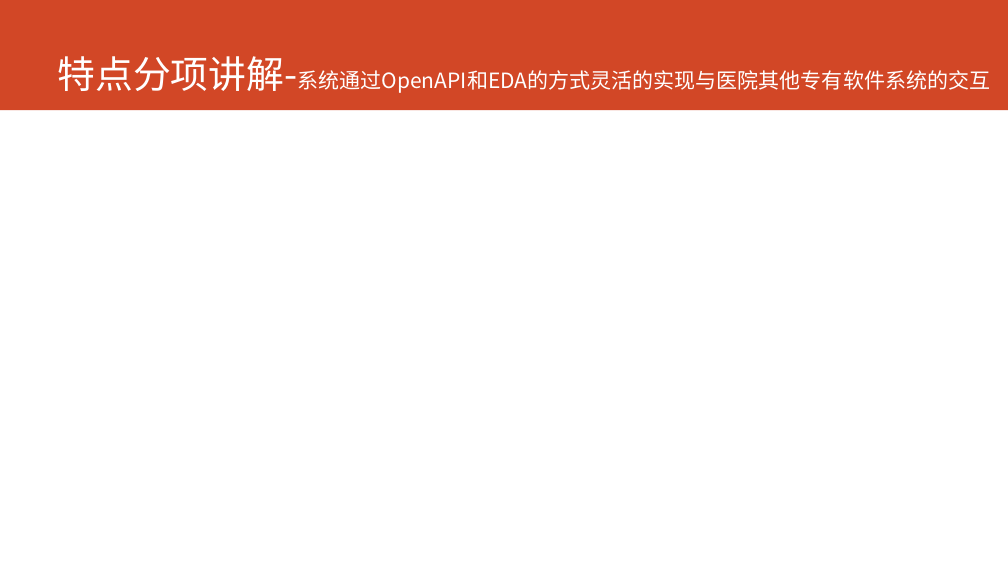
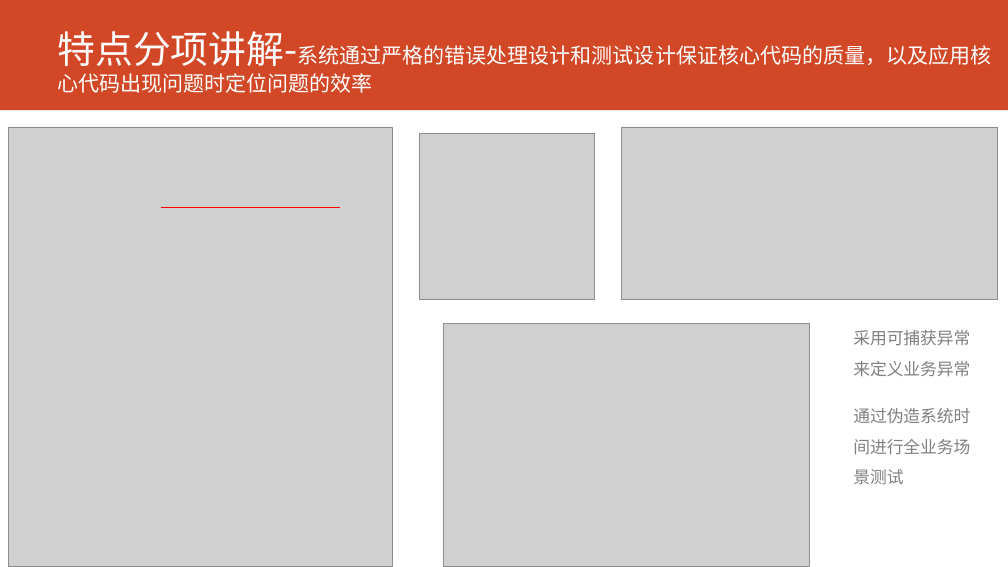
Before and after one commit to AppSecAI-TEST/hospital, a slide deck: slide 11 of doc/EVE新一代HIS核心系统.pptx. Drawn at 1008x567 pixels with LibreOffice and Linux fonts; fonts in the diff are those of the drawing; grey boxes stand for pictures. Boxes give left, top, right and bottom in pixels: in the first picture for what was removed or moved away, otherwise in the second. Text is boxed around its words. In the diff, an @@ line names an element or a change of style, - is before the commit and + after.

```diff
--- a/doc/EVE新一代HIS核心系统.pptx
+++ b/doc/EVE新一代HIS核心系统.pptx
@@ title at (58,31,991,93): text changed @@
-特点分项讲解-系统通过OpenAPI和EDA的方式灵活的实现与医院其他专有软件系统的交互
+特点分项讲解-系统通过严格的错误处理设计和测试设计保证核心代码的质量，以及应用核心代码出现问题时定位问题的效率
@@ picture added at (9,127,392,567) @@
@@ picture added at (420,134,594,300) @@
@@ picture added at (622,127,997,299) @@
@@ line added from (161, 208) to (340, 208), #FF0000 0.5 pt @@
@@ picture added at (444,324,810,567) @@
@@ text added at (853,330,970,485), 16 pt, text #808080 @@
+采用可捕获异常来定义业务异常
+通过伪造系统时间进行全业务场景测试
```
